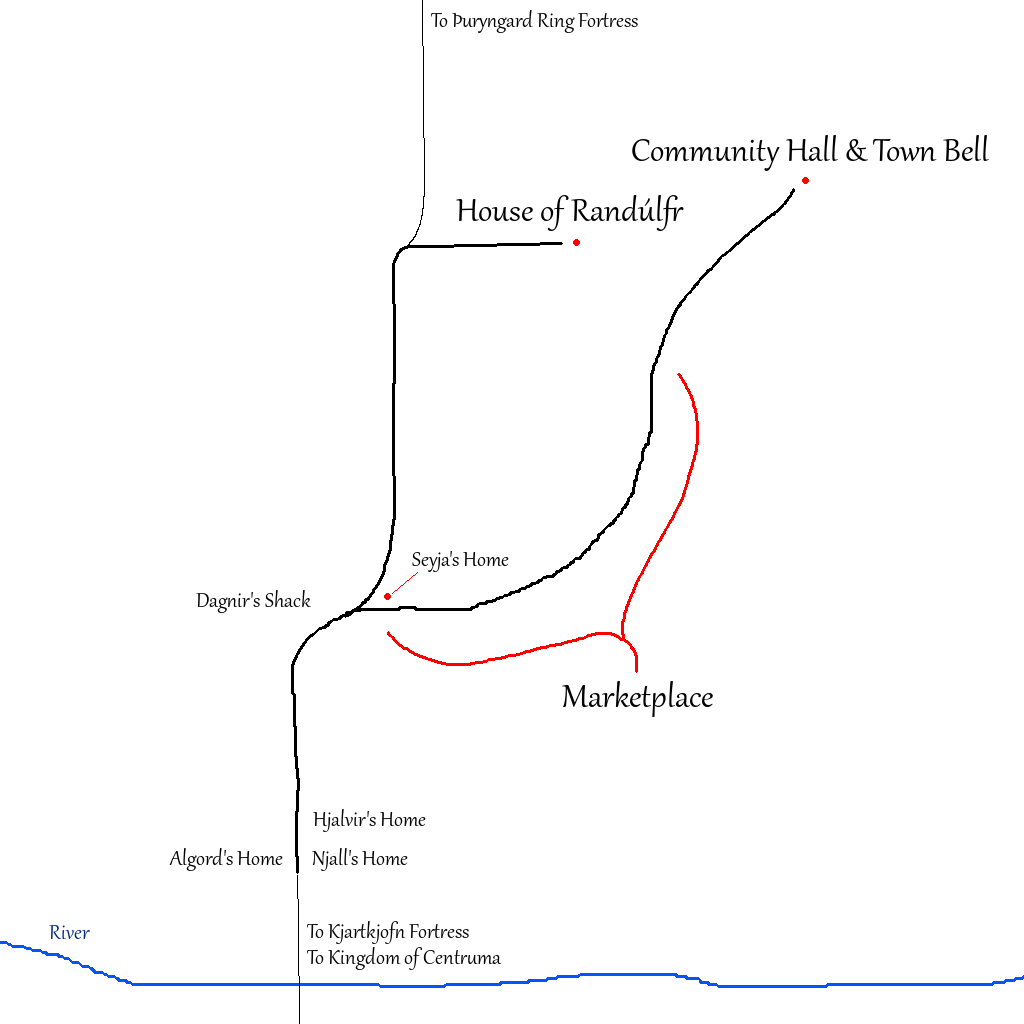
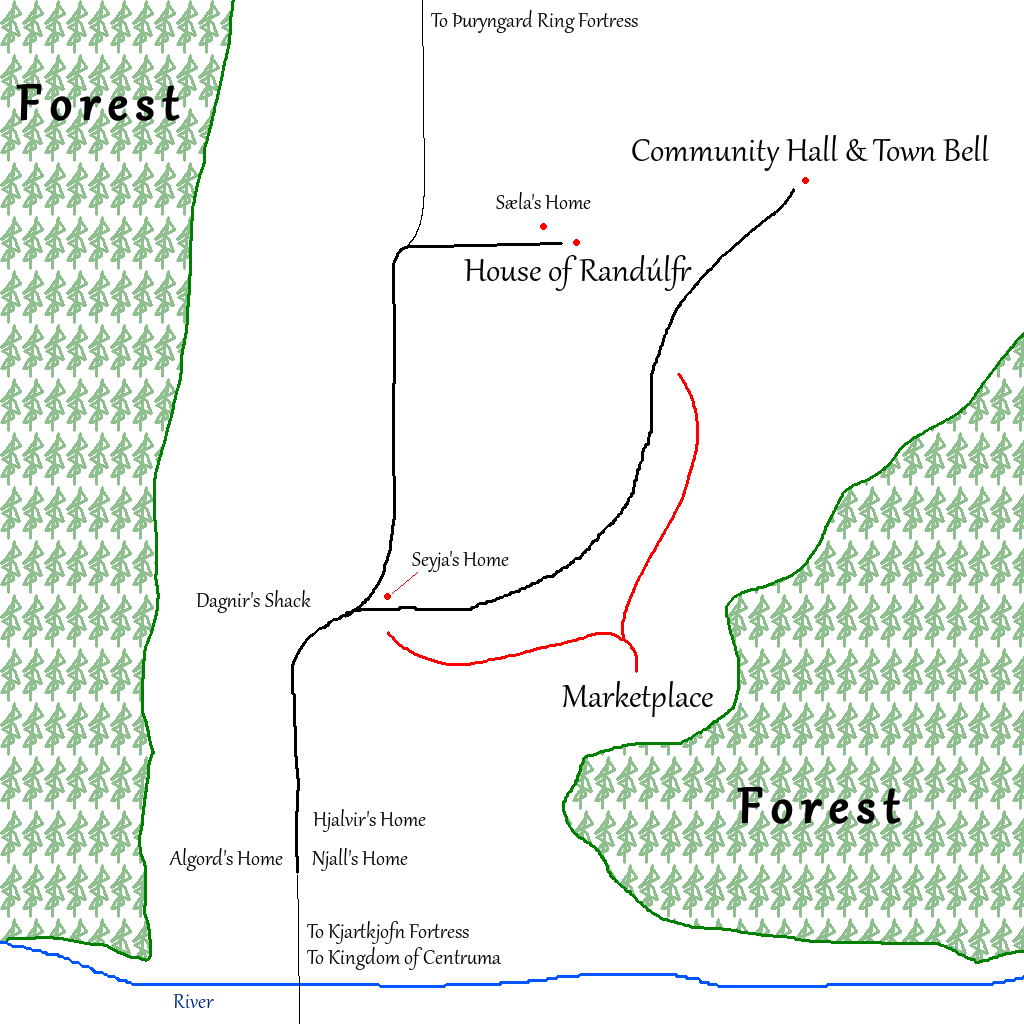
Layer changes from the first w=1024, h=1024 image to the second:
added layer "Sæla's Home" above "House of Randúlfr" over [496, 192, 591, 209]
painted on "House of Randúlfr" over [456, 195, 692, 291]
painted on "River" over [49, 925, 214, 1008]
moved "marking" above "F o r e s t #1", painted on it over [456, 192, 809, 673]
added layer "F o r e s t #1" above "F o r e s t" over [16, 83, 180, 121]
added layer "F o r e s t" above "Background" over [737, 786, 901, 824]
painted on "Background" over [0, 0, 1024, 964]
